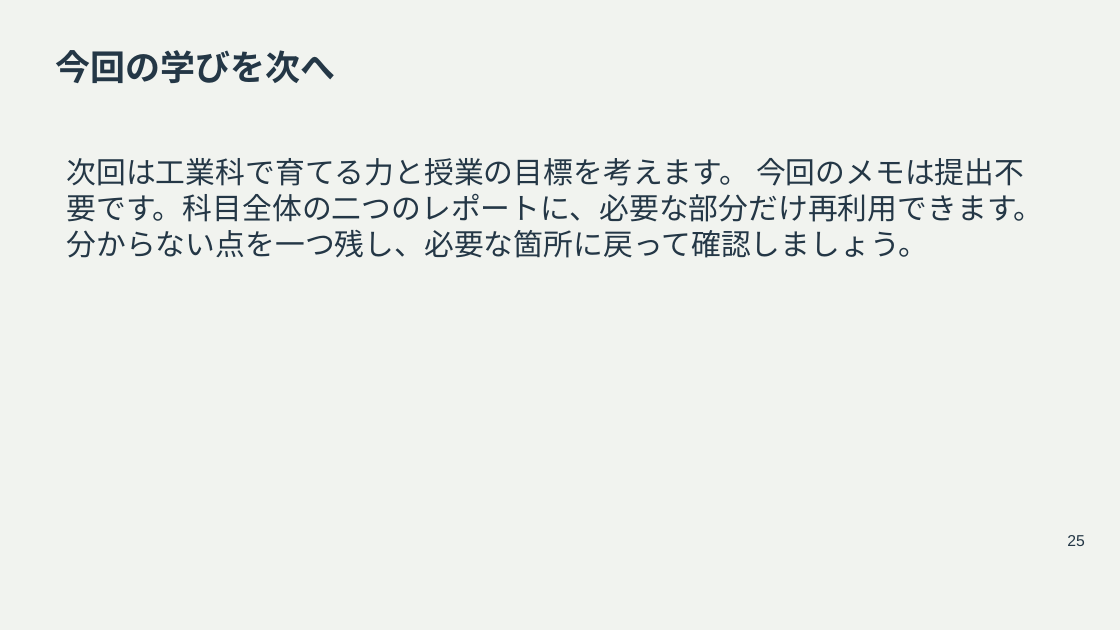
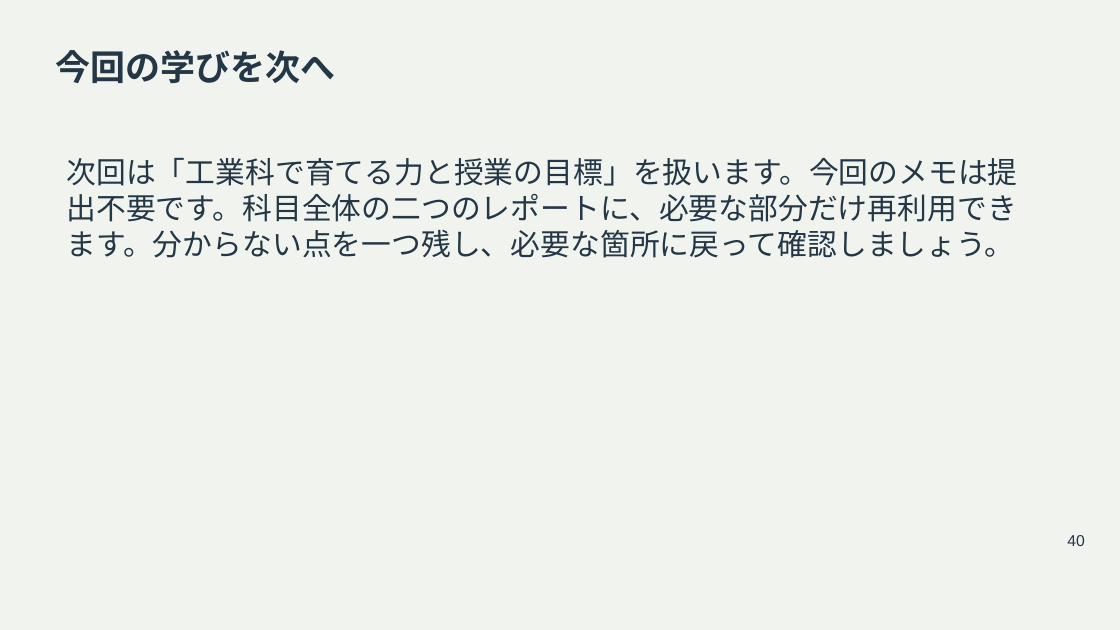
Before and after one commit to zooc-14calbp/industrial-education-i, a slide deck: slide 40 of reorganized/20261105/main/05/slides.pptx (slide 25 before the commit). Drawn at 1120x630 pixels with LibreOffice and Linux fonts; fonts in the diff are those of the drawing. Boxes give left, top, right and bottom in pixels: in the first picture for what was removed or moved away, otherwise in the second. Text is boxed around its words. In the diff, an @@ line names an element or a change of style, - is before the commit and + after.

```diff
--- a/reorganized/20261105/main/05/slides.pptx
+++ b/reorganized/20261105/main/05/slides.pptx
@@ text at (67,158,1018,258): text changed @@
-次回は工業科で育てる力と授業の目標を考えます。 今回のメモは提出不要です。科目全体の二つのレポートに、必要な部分だけ再利用できます。分からない点を一つ残し、必要な箇所に戻って確認しましょう。
+次回は「工業科で育てる力と授業の目標」を扱います。今回のメモは提出不要です。科目全体の二つのレポートに、必要な部分だけ再利用できます。分からない点を一つ残し、必要な箇所に戻って確認しましょう。
@@ text at (1067,535,1084,546): text changed @@
-25
+40
```
Also in this commit, not shown: 24 other slides changed, 19 slides added, 16 other files.
